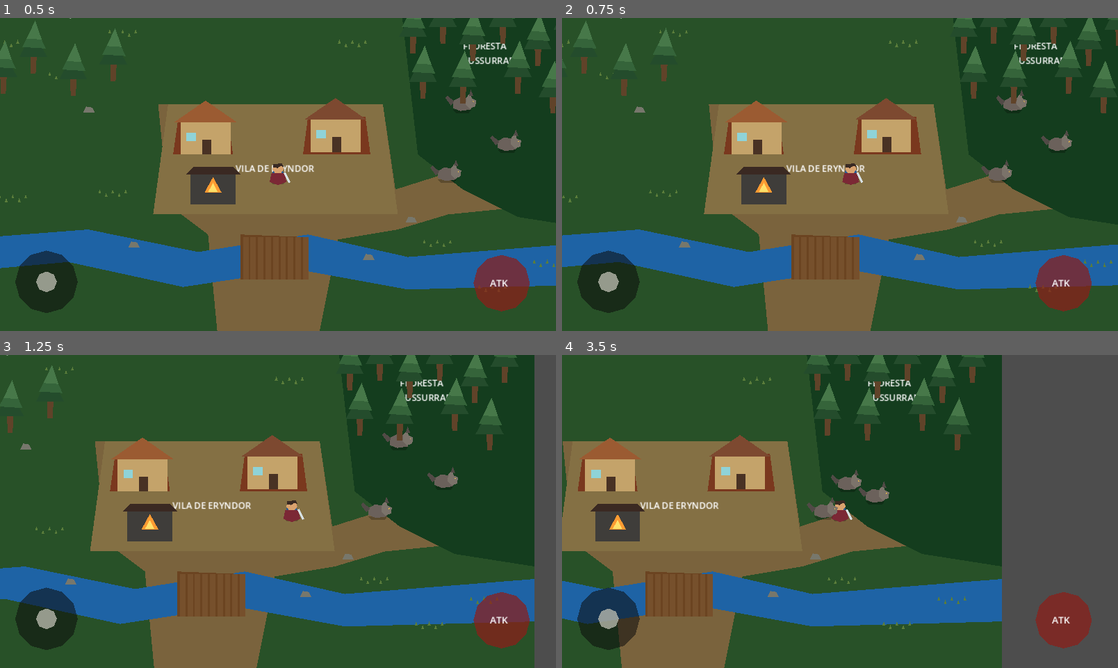
Above: before the commit, frames 1-4 (two rows, left to right).
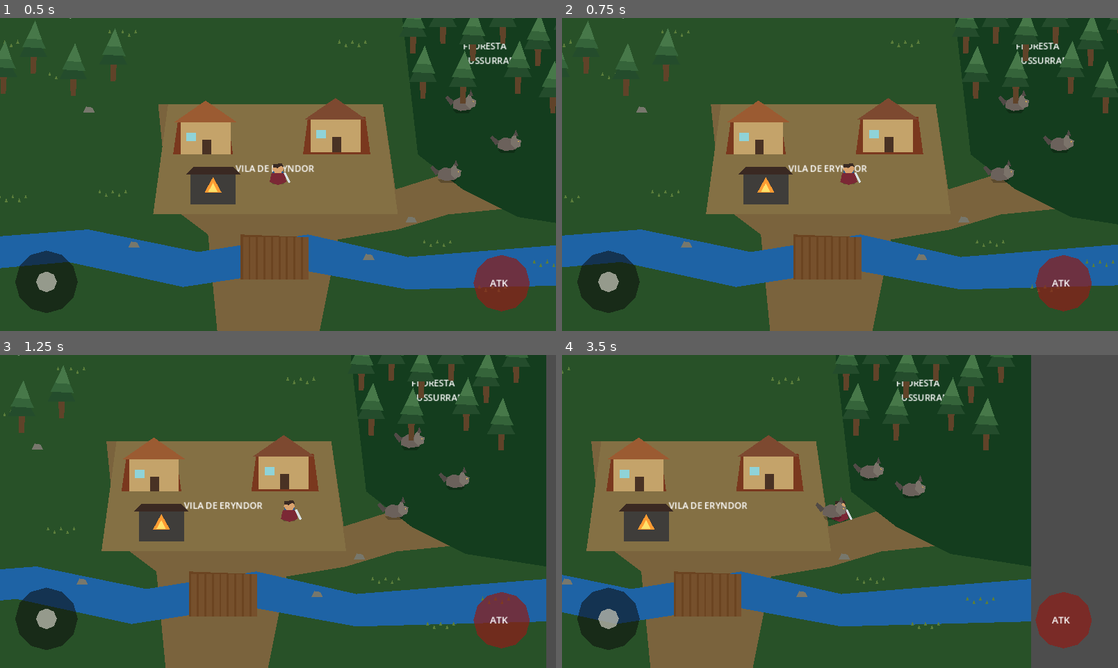
Above: after the commit, the same moments.

Repository: Surgaj/Aervalon
Game: Godot game, scene res://scenes/world/eryndor.tscn
The game is run twice, just before and just after one commit, with the same random seed, the same clock (stepped at 60 frames per second) and the same inputs.
Inputs (mouse positions are in pixels of both pictures, inside the frame that each line leads up to):
- Up to frame 1 (0.5 s): no input
- Up to frame 2 (0.75 s): tap Enter at 0.5 s; move the mouse to (962, 158) at 0.52 s; hold D (move_right) from 0.53 s (still down); tap Space (attack) at 0.6 s; click (962, 158) at 0.67 s
- Up to frame 3 (1.25 s): keep holding D (move_right)
- Up to frame 4 (3.5 s): release D (move_right) at 1.25 s; drag from (728, 527) to (873, 511) at 1.27 s; move the mouse to (895, 442) at 2.02 s; hold D (move_right) 2.03-2.75 s; tap Space (attack) at 2.1 s; drag from (812, 574) to (673, 464) at 2.77 s

Frame 1 is identical in both runs. In frame 2, 3.2% of the frame differs, in the area x 0-100%, y 0-100%; in frame 3, 13%; in frame 4, 22%, in the area x 0-85%, y 0-100%.
Error after the commit: Invalid access to property or key 'position' on a base object of type 'null instance'. (res://scripts/player.gd:21)

Commit message:
feat: animate combat and mobile interactions

Diff:
--- a/scripts/player.gd
+++ b/scripts/player.gd
@@ -1,40 +1,41 @@
 extends CharacterBody2D
-
-@export var speed := 220.0
-@export var max_health := 100
-var health := max_health
-var facing := Vector2.DOWN
-var attack_cooldown := 0.0
-var touch_dir := Vector2.ZERO
-
+@export var speed:=180.0
+@export var max_health:=100
+var health:=max_health
+var facing:=Vector2.DOWN
+var attack_cooldown:=0.0
+var touch_dir:=Vector2.ZERO
+var anim_t:=0.0
 func _physics_process(delta):
-	attack_cooldown = maxf(0.0, attack_cooldown - delta)
-	var input_dir = Input.get_vector("move_left", "move_right", "move_up", "move_down")
-	if touch_dir.length() > 0.05:
-		input_dir = touch_dir
-	if input_dir.length() > 0.05:
-		facing = input_dir.normalized()
-	velocity = input_dir * speed
+	attack_cooldown=maxf(0.0,attack_cooldown-delta)
+	var input_dir=Input.get_vector("move_left","move_right","move_up","move_down")
+	if touch_dir.length()>0.05: input_dir=touch_dir
+	if input_dir.length()>0.05: facing=input_dir.normalized()
+	velocity=input_dir*speed
 	move_and_slide()
-	if Input.is_action_just_pressed("attack"):
-		attack()
-
-func set_touch_direction(dir: Vector2):
-	touch_dir = dir.normalized() if dir.length() > 0.05 else Vector2.ZERO
-
+	anim_t+=delta*10.0
+	if velocity.length()>2:
+		$Visual.position.y=sin(anim_t)*1.8
+		$Visual.rotation=sin(anim_t)*0.025
+	else:
+		$Visual.position.y=sin(anim_t*0.35)*0.6
+		$Visual.rotation=0
+	if facing.x!=0: $Visual.scale.x=1.0 if facing.x>0 else -1.0
+	if Input.is_action_just_pressed("attack"): attack()
+func set_touch_direction(dir:Vector2): touch_dir=dir.normalized() if dir.length()>0.05 else Vector2.ZERO
 func attack():
-	if attack_cooldown > 0.0: return
-	attack_cooldown = 0.45
-	$AttackArea.position = facing * 30.0
+	if attack_cooldown>0:return
+	attack_cooldown=0.42
+	$AttackArea.position=facing*32
+	var t=create_tween()
+	t.tween_property($Visual/Sword,"rotation",1.4,0.08)
+	t.tween_property($Visual/Sword,"rotation",-0.25,0.13)
 	for body in $AttackArea.get_overlapping_bodies():
-		if body.has_method("take_damage"):
-			body.take_damage(25)
-	var tween = create_tween()
-	tween.tween_property($Body, "scale", Vector2(1.25, 0.8), 0.07)
-	tween.tween_property($Body, "scale", Vector2.ONE, 0.10)
-
+		if body.has_method("take_damage"): body.take_damage(25)
 func take_damage(amount:int):
-	health = maxi(0, health - amount)
-	if health == 0:
-		global_position = Vector2(640, 390)
-		health = max_health
+	health=maxi(0,health-amount)
+	var t=create_tween()
+	t.tween_property($Visual,"modulate",Color(1,0.45,0.45),0.07)
+	t.tween_property($Visual,"modulate",Color.WHITE,0.14)
+	if health==0:
+		global_position=Vector2(640,390);health=max_health
